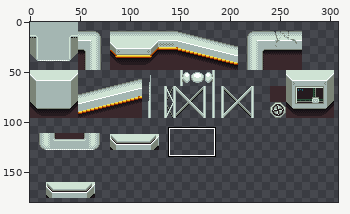
Sprite sheet: proj/tileset1.png. Above, an overview of the earlier version with the close-up marked.
Close-up. Old version:
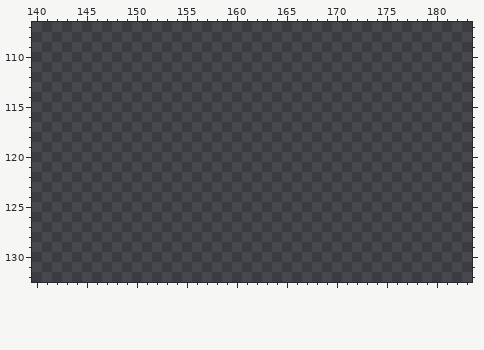
The file is 320x180 pixels. Shown: x 140..183, y 107..132. The wide view leaves out empty margins.
New version:
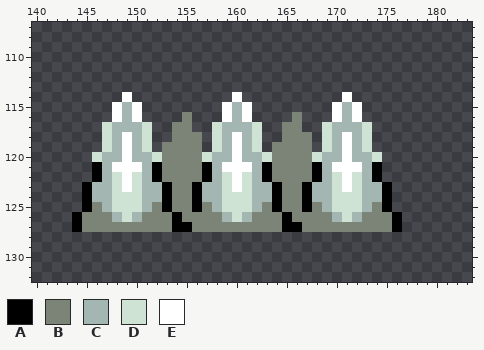
Palette (. is transparent): A #000000  B #7b8477  C #a4b6b2  D #cfe3d4  E #ffffff
Edits made:
Changed rows in their new state; - is an unchanged pixel.
first column x 144:
114 -----E----------E----------E-----
115 ----ECE--------ECE--------ECE----
116 ----ECE----B---ECE----B---ECE----
117 ---DCCCD--BB--DCCCD--BB--DCCCD---
118 ---DCECD--BBB-DCECD--BBB-DCECD---
119 ---DCECD-BBBB-DCECD-BBBB-DCECD---
120 --DCCECCDBBBBDCCECCDBBBBDCCECCD--
121 --ACEEECABBBBACEEECABBBBACEEECA--
122 --ACDEDCABBBBACDEDCABBBBACDEDCA--
123 -ACCDEDCCABBACCDEDCCABBACCDEDCCA-
124 -ACCDDDCCABBACCDDDCCABBACCDDDCCA-
125 -ABCDDDCBABBABCDDDCBABBABCDDDCBA-
126 ABBBCDCBBBABBBBCDCBBBABBBBCDCBBBA
127 ABBBBBBBBBAABBBBBBBBBAABBBBBBBBBA
Pixel boxes of the changes (left, top, right, bottom) in both close-ups:
added: (72, 92, 402, 232)
